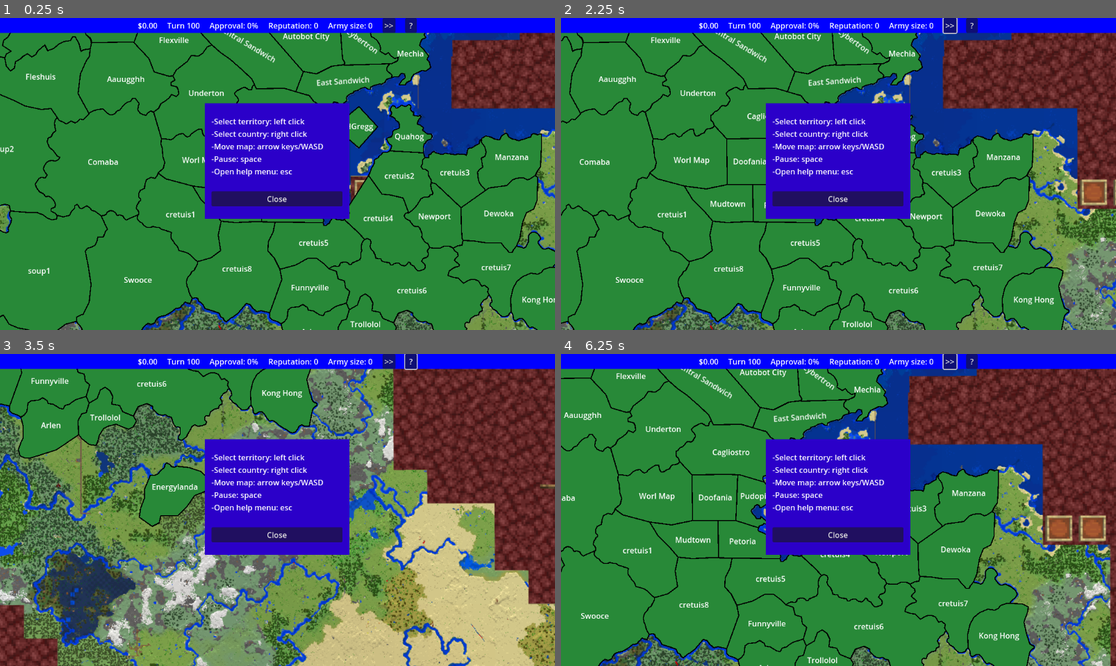
Above: before the commit, frames 1-4 (two rows, left to right).
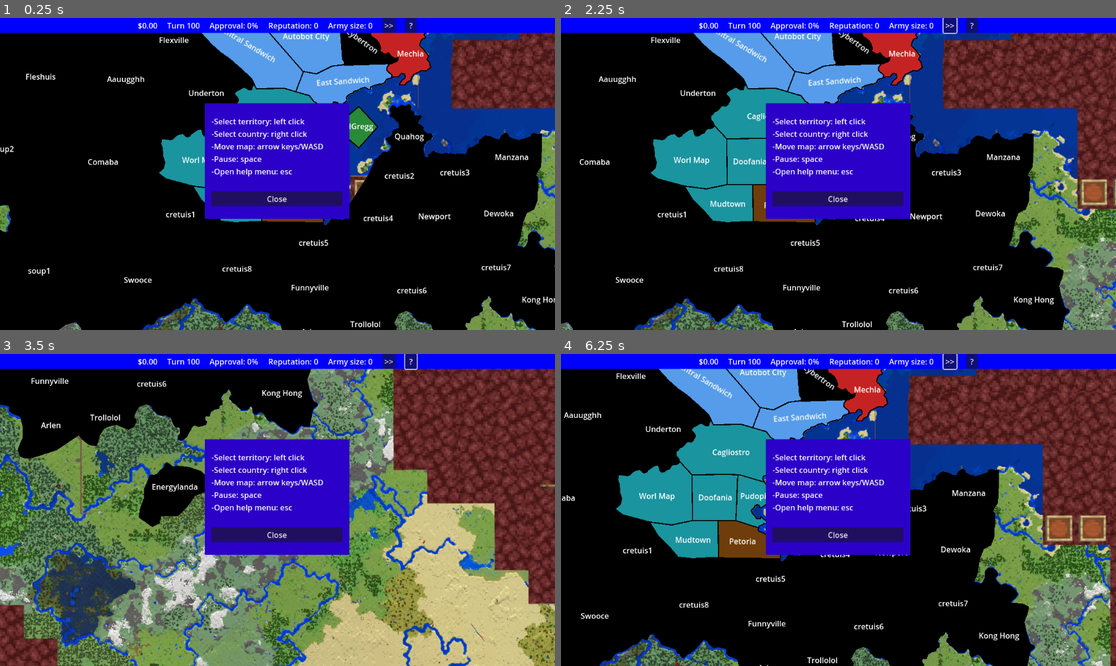
Above: after the commit, the same moments.

Repository: LN-Studios/silly-continent
Game: Godot game, scene res://scenes/root.tscn
The game is run twice, just before and just after one commit, with the same random seed, the same clock (stepped at 60 frames per second) and the same inputs.
Inputs (mouse positions are in pixels of both pictures, inside the frame that each line leads up to):
- Up to frame 1 (0.25 s): no input
- Up to frame 2 (2.25 s): click ">>" at 0.5 s; click "?" at 1.25 s; tap Enter at 2 s; move the mouse to (960, 158) at 2.02 s; hold Right (right) from 2.03 s (still down); hold Tab (tab) from 2.03 s (still down); click (960, 158) at 2.17 s
- Up to frame 3 (3.5 s): move the mouse to (166, 525) at 2.77 s; release Right (right) at 2.78 s; release Tab (tab) at 2.78 s; hold Down (down) from 2.78 s (still down); click (166, 525) at 2.85 s; tap Tab (tab) at 3.05 s
- Up to frame 4 (6.25 s): move the mouse to (894, 441) at 3.52 s; release Down (down) at 3.53 s; hold Right (right) 3.53-4.28 s; hold Right mouse button (click-right) 3.53-4.28 s; tap Tab (tab) at 3.8, 4.35, 6.05 s; move the mouse to (810, 572) at 4.27 s; hold Up (up) 4.28-5.03 s; click (810, 572) at 4.42 s; move the mouse to (1005, 556) at 5.02 s; hold Tab (tab) 5.03-5.78 s; hold Left (left) from 5.03 s (still down); tap Mouse wheel up (zoom-in) at 5.1 s; move the mouse to (672, 463) at 5.77 s; tap Mouse wheel down (zoom-out) at 5.85 s

The runs differ from the first frame. In frame 1, 69% of the frame differs, in the area x 0-100%, y 4-100%; in frame 2, 59%; in frame 3, 11%; in frame 4, 54%.

Commit message:
modifier rework pt1

Diff:
--- a/silly-continent/class/country.gd
+++ b/silly-continent/class/country.gd
@@ -2,26 +2,26 @@
 
 var country_data = {
 	name = "country",
-	color = Color.WHITE,
+	color_rgb = [0, 0, 0],
 	capital_id = 0,
 	govt_id = 0,
 	reputation = 0,
 	approval = 0,
 	balance = 0,
-	profit = 0,
-	population = 0,
 	army = 0,
 	is_cpu = true,
 }
 
 var mods = {
-	profit = Modifier.new(),
-	reputation = Modifier.new(),
-	approval = Modifier.new(),
-	army = Modifier.new(),
+	balance = ModifierList.new(),
+	reputation = ModifierList.new(),
+	approval = ModifierList.new(),
+	army = ModifierList.new(),
 }
 
 var territories: Array[Territory] = [] #territories add themselves
+var color: Color = Color.BLACK
+var population = 0
 
 const army_pop_scale = 0.2
 
@@ -36,15 +36,22 @@
 func connect_entities():
 	data.capital = Lib.get_territ(data.capital_id)
 	data.govt = Lib.get_govt(data.govt_id)
+	color = ColorUtil.format_rgb(get_color_rgb())
 
-func _turn(turn):
-	compile_terr_tax()
-	set_profit()
-	add_balance(get_profit())
+func turn_phase_a(_turn):
+	set_balance()
+	set_reputation()
+	set_approval()
 	set_army()
 
-func get_color():
-	return data.color
+func turn_phase_z(_turn):
+	pass
+
+func get_color() -> Color:
+	return color
+
+func get_color_rgb() -> Array:
+	return data.color_rgb
 
 func get_name():
 	return data.name
@@ -52,85 +59,79 @@
 func get_govt():
 	return data.govt
 
+func is_cpu():
+	return data.is_cpu
+
+#balance
 func get_balance():
 	return data.balance
 
-func is_cpu():
-	return data.is_cpu()
+func get_balance_mod():
+	return mods.balance
 
-#profit
-func get_profit():
-	return data.profit
+func set_balance():
+	if (is_unclaimed()):
+		data.balance = 0.00
+	else:
+		data.balance += get_balance_mod().compile()
 
-func get_profit_mod():
-	return mods.profit
-
-func set_profit():
-	if (is_unclaimed()): return 0.0
-	data.profit = get_profit_mod().compile()
+func compile_terr_tax():
+	var total = 0.0
+	for terr in territories:
+		total += terr.get_profit()
+	get_balance_mod().set_const("Tax", total)
 
 #population
-func get_population():
-	data.population = compile_pop()
-	return data.population
+func get_population() -> int:
+	return population
 
-func compile_pop():
+func set_population():
+	population = compile_pop()
+
+func compile_pop() -> int:
 	var total = 0
 	for terr in territories:
+		set_population()
 		total += terr.get_population()
 	return total
 
 func compile_pop_change():
 	var total = 0
-	for terr in territories:
-		total += terr.get_popChange()
+	for terr in get_territories():
+		total += terr.get_pop_change()
 	return total
-
-func compile_terr_tax():
-	var total = 0.0
-	for terr in territories:
-		total += terr.get_profit()
-	get_profit_mod().set_const("Tax", total)
 
 # reputation
 func get_reputation():
-	set_reputation()
 	return data.reputation
 
 func set_reputation():
-	data.reputation = get_rep_mod().compile()
-	if !is_cpu():
-		SignalBus.new_reputation.emit(get_reputation(), get_rep_mod())
+	data.reputation += get_rep_mod().compile()
 
 func get_rep_mod():
-	return data.reputation
+	return mods.reputation
 
 func get_reputation_mod():
 	return get_rep_mod()
 
 #approval
 func get_approval():
-	set_approval()
 	return data.approval
 
 func set_approval():
-	data.approval = get_approval_mod().compile()
-	if !is_cpu():
-		SignalBus.new_approval.emit(data.approval, get_approval_mod())
+	data.approval += get_approval_mod().compile()
+	if (get_approval() > 100):
+		data.approval = 100
 
 func get_approval_mod():
 	return mods.approval
 
 #army
 func get_army():
-	set_army()
 	return data.army
 
 func set_army():
-	get_army_mod().set_const("Population", get_population() * army_pop_scale)
-	data.army = round(get_army_mod().compile())
-	if !is_cpu():
-		SignalBus.new_army.emit(data.army, get_army_mod())
+	data.army += round(get_army_mod().compile())
 
 func get_army_mod():
 	return mods.army
@@ -140,24 +141,22 @@
 	return data.capital
 
 func set_capital(t: Territory):
-	if (get_capital()):
-		data.capital.get_pop_mod().erase("Capital")
+	if (has_capital()):
+		get_capital().get_pop_mod().erase("Capital")
 	else:
-		t.get_pop_mod().set_mod("Capital", 0.15)
+		t.get_pop_mod().set_mult("Capital", 0.15)
 	data.capital = t
+
+func has_capital() -> bool:
+	return get_capital() != null
 
 func set_CPU(val: bool):
 	data.is_cpu = val
 
-func add_balance(new):
-	data.balance += new
-	if !is_cpu() && new != 0 :
-		SignalBus.new_balance.emit(data.balance, get_profit_mod())
-
 func add_terr(terr: Territory):
 	territories.append(terr)
 
-func get_territories():
+func get_territories() -> Array:
 	return territories
 
 func get_largest_terr():
@@ -168,7 +167,7 @@
 	return largest
 
 func is_unclaimed():
-	return get_govt().get_name() == "Unclaimed"
+	return get_id() == 1
 
 func mod_purge(name: String):
 	for mod in mods:
--- a/silly-continent/class/entity.gd
+++ b/silly-continent/class/entity.gd
@@ -6,11 +6,22 @@
 }
 
 func _init(lib_dict: Dictionary):
-	SignalBus.new_turn.connect(_turn)
+	SignalBus.turn_phase_a.connect(turn_phase_a)
+	SignalBus.turn_phase_m.connect(turn_phase_m)
+	SignalBus.turn_phase_z.connect(turn_phase_z)
 	SignalBus.finish_loading.connect(connect_entities)
-	#Lib.add_item(self, lib_dict)
 
-func _turn(_turn_number):
+#phase a: new values are compiled/set
+#phase m: modifiers are removed
+#phase z: modifiers are set
+
+func turn_phase_a(_turn_number):
+	pass
+
+func turn_phase_m(_turn_number):
+	pass
+
+func turn_phase_z(_turn_number):
 	pass
 
 func connect_entities():
--- a/silly-continent/class/modifier.gd
+++ b/silly-continent/class/modifier.gd
@@ -1,52 +1,33 @@
 class_name Modifier extends Object
 
-const main = preload("res://main/main.gd")
+var mod_arr: Array
+var name: String
+var value: float
+var duration = -1
 
-var consts = {}
-var mods = {}
+func _init(new_arr: Array, new_name: String, new_value: float, new_duration = -1):
+	SignalBus.turn_phase_m.connect(turn_phase_m)
+	mod_arr = new_arr
+	name = new_name
+	value = new_value
+	duration = new_duration
 
-## adds consts together, then adds mods together separately, then multiplies the two
-func compile():
-	var val = 0.0
-	for con in consts.keys():
-		val += consts[con]
-	var modVal = 0.0
-	for mod in mods.keys():
-		modVal += mods[mod]
-	return val * (modVal + 1)
+func get_name() -> String:
+	return name
 
-func get_consts(): return consts
+func get_value() -> float:
+	return value
 
-func set_const(name, val): consts[name] = val
+func get_duration() -> int:
+	return duration
 
-func get_mods(): return mods
+func turn_phase_m(_turn):
+	duration -= 1
+	if (duration == 0):
+		remove_modifier()
 
-func set_mod(name, val): mods[name] = val
+func remove_modifier():
+	mod_arr.erase(self)
 
-## returns a list of all consts and mods as a string separated by \n
-func get_list(useMoney: bool) -> String:
-	var str = ""
-	if (useMoney):
-		for con in consts.keys():
-			str += con + ": $" + main.format_float(consts[con]) + "\n"
-	else:
-		for con in consts.keys():
-			str += con + ": "
-			if consts[con] > 0.0: str += "+"
-			str += main.format_float(consts[con]) + "\n"
-	for mod in mods.keys():
-		str += mod + ": "
-		var pct = mods[mod]
-		if pct > 0.0: str += "+"
-		str += main.format_percent(pct) + "\n"
-	return str
-
-func set_tooltip(label: Label, useMoney: bool):
-	label.tooltip_text = get_list(useMoney)
-
-func erase(val):
-	consts.erase(val)
-	mods.erase(val)
-
-func contains(val):
-	return consts.has(val) || mods.has(val)
+func is_infinite() -> bool:
+	return (duration < 0)
--- /dev/null
+++ b/silly-continent/class/modifier_list.gd
@@ -0,0 +1,60 @@
+class_name ModifierList extends Object
+
+const main = preload("res://main/main.gd")
+
+var consts = []
+var mults = []
+
+## adds consts together, then adds mults together separately, then multiplies the two
+func compile():
+	var val = 0.0
+	for con in consts:
+		val += con.get_value()
+	var mult_val = 0.0
+	for mult in mults:
+		mult_val += mult.get_value()
+	return val * (mult_val + 1)
+
+func get_consts(): return consts
+
+func get_mults(): return mults
+
+func set_const(name: String, value: float, duration = -1):
+	var mod = Modifier.new(mults, name, value, duration)
+	consts.append(mod)
+
+func set_mult(name: String, value: float, duration = -1):
+	var mod = Modifier.new(mults, name, value, duration)
+	mults.append(mod)
+
+## makes a const modifier with a duration of 1
+func set_event(name: String, value: float):
+	set_const(name, value, 1)
+
+## returns a list of all consts and mults as a string separated by \n
+func get_list(use_money: bool) -> String:
+	var str = ""
+	if (use_money):
+		for con in consts:
+			str += con.get_name() + ": $" + main.format_float(con.get_value()) + "\n"
+	else:
+		for con in consts:
+			str += con.get_name() + ": "
+			if con.get_value() > 0.0: str += "+"
+			str += main.format_float(consts[con]) + "\n"
+	for mult in mults:
+		str += mult.get_name() + ": "
+		var pct = mult.get_value()
+		if pct > 0.0: str += "+"
+		str += main.format_percent(pct) + "\n"
+	return str
+
+func set_tooltip(label: Label, useMoney: bool):
+	label.tooltip_text = get_list(useMoney)
+
+func erase(val):
+	consts.erase(val)
+	mults.erase(val)
+
+func contains(mod: Modifier):
+	return consts.has(mod) || mults.has(mod)
--- a/silly-continent/class/territory.gd
+++ b/silly-continent/class/territory.gd
@@ -8,8 +8,6 @@
 const pop_local_econ_scale = 0.1
 const pop_natl_econ_scale = 0.15
 
-var node: TerrainNode
-
 var territ_data = {
 	name = "territory",
 	population = 0,
@@ -18,25 +16,28 @@
 }
 
 var mods = {
-	tax = Modifier.new(),
-	pop = Modifier.new(),
+	profit = ModifierList.new(),
+	pop = ModifierList.new(),
 }
 
-func get_size():
+var profit: float
+var node: TerrainNode
+
+func get_size() -> String:
 	var size = ""
 	var pop_mod = get_pop_mod()
-	if (get_population() < 250):	#0-249
+	if (get_population() < 400):	#0-399
 		size = "Wilderness"
-		pop_mod.set_mod(size, -0.2)
-	elif(get_population() < 1000):	#250-999
+		pop_mod.set_mult(size, -0.2)
+	elif(get_population() < 1000):	#400-999
 		size = "Outskirts"
-		pop_mod.set_mod(size, -0.1)
+		pop_mod.set_mult(size, -0.1)
 	elif(get_population() < 10000):	#1000-9999
 		size = "Village"
-		pop_mod.set_mod(size, 0.1)
+		pop_mod.set_mult(size, 0.1)
 	else:
 		size = "City"				#10,000+
-		pop_mod.set_mod(size, 0.2)
+		pop_mod.set_mult(size, 0.2)
 	return size.to_lower()
 
 func _init(in_data = {}):
@@ -47,8 +48,10 @@
 		terr.set_effects(self)
 	super(Lib.territs)
 
-func _turn(turn):
-	set_population()
+##called from country
+func turn_phase_z(_turn):
+	set_tax_profit_mod()
+	set_economy_pop_mod()
 
 func connect_entities():
 	data.country = Lib.get_country(data.country_id)
@@ -67,38 +70,46 @@
 	return data.get("country", null)
 
 # population modifiers
-func get_pop_mod() -> Modifier:
-	return mods.pop
-
 func get_pop() -> int:
 	return data.get("population", 0)
 
 func get_population() -> int:
 	return get_pop()
 
-func get_pop_change():
+func set_population():
+	set_economy_pop_mod()
+	data.population += get_pop_change()
+	if (get_population() < 0):
+		data.population = 0
+
+func get_pop_mod() -> ModifierList:
+	return mods.pop
+
+func get_pop_change() -> float:
 	return get_pop_mod().compile()
 
-func set_population():
+func set_economy_pop_mod():
 	var pop_mod = get_pop_mod()
-	pop_mod.set_const("National economy", get_country().get_profit() * pop_natl_econ_scale if has_country() else 0)
+	pop_mod.set_const("National economy", get_country().get_balance() * pop_natl_econ_scale)
 	pop_mod.set_const("Local economy", get_profit() * pop_local_econ_scale)
-	data.population += pop_mod.compile()
-	if get_population() < 0:
-		data.population = 0
 
-# tax modifiers
-func get_tax_mod():
-	return mods.tax
+# profit modifiers
 
 func get_profit():
-	set_tax()
-	return get_tax_mod().compile()
+	return profit
 
-func set_tax():
-	var tax_mod = get_tax_mod()
+func set_profit():
+	set_tax_profit_mod()
+	profit = get_profit_mod().compile()
+
+func get_profit_mod():
+	return mods.profit
+
+func set_tax_profit_mod():
+	var tax_mod = get_profit_mod()
 	tax_mod.set_const("Population", get_population() * tax_pop_scale)
-	tax_mod.set_const("Distance to capital", -(get_capital_distance() * cost_dist_scale * (get_population() * cost_pop_scale)))
+	if (get_country().has_capital()):
+		tax_mod.set_const("Distance to capital", -(get_capital_distance() * cost_dist_scale * (get_population() * cost_pop_scale)))
 
 func get_position():
 	return node.get_position()
@@ -124,10 +135,3 @@
 func mod_purge(effect_name: String):
 	for mod in mods:
 		mod.erase(effect_name)
-
-#events
-func spawn_exodus(rate):
-	get_pop_mod().set_const("Spawn Exodus", rate)
-
-func end_spawn_exodus():
-	get_pop_mod().get_consts().erase("Spawn Exodus")
--- a/silly-continent/data/default/countries.json
+++ b/silly-continent/data/default/countries.json
@@ -1,9 +1,58 @@
 [
     {
         "id": 0,
+        "name": "default",
+        "color_rgb": [0, 0, 0],
+        "govt_id": 0,
+        "capital_id": 0,
+        "balance": 0.00
+    },
+    {
+        "id": 1,
         "name": "Unclaimed",
-        "color": "(1, 1, 1, 1)",
+        "color_rgb": [40, 137, 56],
         "govt_id": 0,
+        "capital_id": 0,
+        "balance": 0.00
+    },
+    {
+        "id": 2,
+        "name": "Doofania",
+        "color_rgb": [26, 148, 158],
+        "govt_id": 3,
+        "capital_id": 1,
+        "balance": 1000.00
+    },
+    {
+        "id": 3,
+        "name": "Petoria",
+        "color_rgb": [110, 61, 11],
+        "govt_id": 3,
+        "capital_id": 2,
+        "balance": 1200.00
+    },
+    {
+        "id": 4,
+        "name": "Cunnington",
+        "color_rgb": [24, 74, 224],
+        "govt_id": 3,
+        "capital_id": 25,
+        "balance": 1000.00
+    },
+    {
+        "id": 5,
+        "name": "Ja'Crispy",
+        "color_rgb": [86, 156, 234],
+        "govt_id": 1,
+        "capital_id": 13,
+        "balance": 700.00
+    },
+    {
+        "id": 6,
+        "name": "Arentrabia",
+        "color_rgb": [197, 35, 35],
+        "govt_id": 1,
+        "capital_id": 15,
         "balance": 0.00
     }
 ]
--- a/silly-continent/data/default/govts.json
+++ b/silly-continent/data/default/govts.json
@@ -2,5 +2,37 @@
     {
         "id": 0,
         "name": ""
+    },
+    {
+        "id": 1,
+        "name": "republic"
+    },
+    {
+        "id": 2,
+        "name": "monarchy"
+    },
+    {
+        "id": 3,
+        "name": "city-state"
+    },
+    {
+        "id": 4,
+        "name": "nomads"
+    },
+    {
+        "id": 5,
+        "name": "pillagers"
+    },
+    {
+        "id": 6,
+        "name": "nomads"
+    },
+    {
+        "id": 7,
+        "name": "theocracy"
+    },
+    {
+        "id": 9,
+        "name": "pirates"
     }
 ]
--- a/silly-continent/data/default/territs.json
+++ b/silly-continent/data/default/territs.json
@@ -10,105 +10,105 @@
         "id": 1,
         "name": "Doofania",
         "population": 12000,
-        "country_id": 0,
+        "country_id": 2,
         "terrain_id": 1
     },
     {
         "id": 2,
         "name": "Petoria",
         "population": 9500,
-        "country_id": 0,
+        "country_id": 3,
         "terrain_id": 1
     },
     {
         "id": 3,
         "name": "Worl Map",
         "population": 4800,
-        "country_id": 0,
+        "country_id": 2,
         "terrain_id": 1
     },
     {
         "id": 4,
         "name": "Pudopia",
         "population": 5200,
-        "country_id": 0,
+        "country_id": 2,
         "terrain_id": 1
     },
     {
         "id": 5,
         "name": "Cagliostro",
         "population": 6000,
-        "country_id": 0,
+        "country_id": 2,
         "terrain_id": 1
     },
     {
         "id": 6,
         "name": "Mudtown",
         "population": 2000,
-        "country_id": 0,
+        "country_id": 2,
         "terrain_id": 1
     },
     {
         "id": 7,
         "name": "HHGregg",
         "population": 0,
-        "country_id": 0,
+        "country_id": 1,
         "terrain_id": 3
     },
     {
         "id": 8,
         "name": "West Sandwich",
         "population": 850,
-        "country_id": 0,
+        "country_id": 4,
         "terrain_id": 4
     },
     {
         "id": 9,
         "name": "Central Sandwich",
         "population": 470,
-        "country_id": 0,
+        "country_id": 5,
         "terrain_id": 4
     },
     {
         "id": 10,
         "name": "East Sandwich",
         "population": 300,
-        "country_id": 0,
+        "country_id": 5,
         "terrain_id": 4
     },
     {
         "id": 11,
         "name": "Bumblyburg",
         "population": 4500,
-        "country_id": 0,
+        "country_id": 5,
         "terrain_id": 4
     },
     {
         "id": 12,
         "name": "Ja'Crispy Beach",
         "population": 650,
-        "country_id": 0,
+        "country_id": 5,
         "terrain_id": 3
     },
     {
         "id": 13,
         "name": "Autobot City",
         "population": 7900,
-        "country_id": 0,
+        "country_id": 5,
         "terrain_id": 4
     },
     {
         "id": 15,
         "name": "Mechia",
         "population": 3500,
-        "country_id": 0,
+        "country_id": 6,
         "terrain_id": 6
     },
     {
         "id": 16,
         "name": "Arentrabia",
         "population": 200,
-        "country_id": 0,
+        "country_id": 6,
         "terrain_id": 6
     },
     {
@@ -171,7 +171,7 @@
         "id": 25,
         "name": "Cunnington",
         "population": 8800,
-        "country_id": 0,
+        "country_id": 4,
         "terrain_id": 7
     },
     {
--- a/silly-continent/global/signal_bus.gd
+++ b/silly-continent/global/signal_bus.gd
@@ -4,8 +4,10 @@
 signal open_country_menu(c: Country)
 signal open_terr_menu(t: Territory)
 
-#new turn
-signal new_turn(day)
+#new turn, carried out in phases in alphabet order
+signal turn_phase_a(turn)
+signal turn_phase_m(turn)
+signal turn_phase_z(turn)
 
 #top hud
 signal new_balance(new)
@@ -18,6 +20,7 @@
 
 #game signals
 signal finish_loading()
+signal entities_connected()
 signal game_start(country)
 signal pause()
 signal unpause()
--- a/silly-continent/main/main.gd
+++ b/silly-continent/main/main.gd
@@ -20,7 +20,6 @@
 	game_started = true
 	SignalBus.pause.emit()
 	SignalBus.new_turn.emit(day)
-	SignalBus.new_year.emit(year)
 
 func save_state():
 	Lib.save_state()
@@ -28,6 +27,13 @@
 func load_state():
 	Lib.load_state()
 	SignalBus.finish_loading.emit()
+	SignalBus.entities_connected.emit()
+
+func advance_turn():
+	turn += 1
+	SignalBus.turn_phase_a.emit(turn)
+	SignalBus.turn_phase_b.emit(turn)
+	SignalBus.turn_phase_z.emit(turn)
 
 func get_camera():
 	return camera
--- a/silly-continent/menu/menu_country.gd
+++ b/silly-continent/menu/menu_country.gd
@@ -2,7 +2,7 @@
 
 const main = preload("res://main/main.gd")
 
-@onready var box = get_parent()
+@onready var parent_box = get_parent()
 @onready var close = $close
 @onready var nameLabel = $name
 @onready var govtLabel = $govt
@@ -15,6 +15,9 @@
 @onready var selectButton = $select
 @onready var diploTree = $diplo
 
+
+@export var color_box: ColorRect
+
 var country: Country
 var today: int
 var gameStarted = false
@@ -22,19 +25,19 @@
 func _ready():
 	_on_close()
 	SignalBus.open_country_menu.connect(_on_open)
-	SignalBus.new_turn.connect(_refresh)
+	SignalBus.turn_phase_z.connect(_refresh)
 
 func _process(_delta: float):
-	if (box.visible && Input.is_action_pressed('tab')):
+	if (parent_box.visible && Input.is_action_pressed('tab')):
 		_on_close()
 
 func _on_open(c: Country):
 	if (c):
 		country = c
-		box.color = c.get_color()
-		nameLabel.text = "\n" + c.get_countryName() + "\n"
-		govtLabel.text = "\n" + c.get_govtType().get_name().capitalize()
-		box.set_visible(true)
+		color_box.color = c.get_color()
+		nameLabel.text = "\n" + c.get_name() + "\n"
+		govtLabel.text = "\n" + c.get_govt().get_name().capitalize()
+		parent_box.set_visible(true)
 		if (c.is_unclaimed()):
 			balanceLabel.set_visible(false)
 			profitLabel.set_visible(false)
@@ -53,27 +56,27 @@
 			repLabel.set_visible(true)
 			armyLabel.set_visible(true)
 			selectButton.set_visible(!gameStarted)
-			fillDiploTree()
+			fill_diplo_tree()
 	else:
 		_on_close()
 
 func _on_close():
-	box.set_visible(false)
+	parent_box.set_visible(false)
 
 func _refresh(day):
-	if (box.visible):
+	if (parent_box.visible):
 		today = day
 		balanceLabel.text = "\nBalance: $" + main.format_float(country.get_balance())
-		profitLabel.text = "\nProfit: $" + main.format_float(country.get_profit()) + "/day"
+		profitLabel.text = "\nProfit: $" + main.format_float(country.get_balance()) + "/day"
 		popLabel.text = "\nPopulation: %.f" % country.get_population()
-		popLabel.tooltip_text = "Daily change: " + main.format_float(country.compile_popChange())
+		#popLabel.tooltip_text = "Daily change: " + main.format_float(country.compile_popChange())
 		approvalLabel.text = "\nApproval rating: " + main.format_percent(country.get_approval())
 		repLabel.text = "\nReputation: %.f" % country.get_reputation()
 		armyLabel.text = "\nArmy size: %.f" % country.get_army()
-		country.get_profitMod().set_tooltip(profitLabel, true)
-		country.get_approvalMod().set_tooltip(approvalLabel, false)
-		country.get_rep_mod().set_tooltip(repLabel, false)
-		country.get_armyMod().set_tooltip(armyLabel, false)
+		#country.get_profitMod().set_tooltip(profitLabel, true)
+		#country.get_approvalMod().set_tooltip(approvalLabel, false)
+		#country.get_rep_mod().set_tooltip(repLabel, false)
+		#country.get_armyMod().set_tooltip(armyLabel, false)
 
 func _on_country_selected():
 	selectButton.set_visible(false)
@@ -81,5 +84,5 @@
 	gameStarted = true
 	SignalBus.game_start.emit(country)
 
-func fillDiploTree():
+func fill_diplo_tree():
 	diploTree.visible = true
--- a/silly-continent/menu/menu_terr.gd
+++ b/silly-continent/menu/menu_terr.gd
@@ -15,7 +15,7 @@
 func _ready() -> void:
 	_on_close()
 	SignalBus.open_terr_menu.connect(_on_open)
-	SignalBus.new_turn.connect(_refresh)
+	SignalBus.turn_phase_z.connect(_refresh)
 
 func _process(_delta: float) -> void:
 	if (box.visible && Input.is_action_pressed('tab')):
@@ -40,7 +40,7 @@
 		today = day
 		populationLabel.text = "\nPopulation: %.f\n" % territory.get_population()
 		taxLabel.text = "\nRevenue: $" + main.format_float(territory.get_profit()) + "/day\n"
-		territory.get_tax_mod().set_tooltip(taxLabel, true)
+		territory.get_profit_mod().set_tooltip(taxLabel, true)
 		populationLabel.tooltip_text = "Daily change: " + main.format_float(territory.get_pop_change())  + "\n" + territory.get_pop_mod().get_list(false)
 
 func _on_close():
--- a/silly-continent/menu/top_hud.gd
+++ b/silly-continent/menu/top_hud.gd
@@ -10,7 +10,7 @@
 @export var box: ColorRect
 
 func _ready():
-	SignalBus.new_turn.connect(_turn)
+	SignalBus.turn_phase_a.connect(new_turn)
 	SignalBus.new_balance.connect(_balance)
 	SignalBus.new_approval.connect(_approval)
 	SignalBus.new_reputation.connect(_reputation)
@@ -25,7 +25,7 @@
 func _start(country):
 	box.color = country.get_color()
 
-func _turn(turn):
+func new_turn(turn):
 	day_label.text = "Turn " + str(turn)
 
 func _balance(new, mod):
--- a/silly-continent/scenes/hud.tscn
+++ b/silly-continent/scenes/hud.tscn
@@ -176,10 +176,11 @@
 size_flags_vertical = 3
 color = Color(0.223816, 5.19812e-06, 0.978626, 1)
 
-[node name="country_menu" type="VBoxContainer" parent="Control/VBoxContainer/info boxes/left box"]
+[node name="country_menu" type="VBoxContainer" parent="Control/VBoxContainer/info boxes/left box" node_paths=PackedStringArray("color_box")]
 custom_minimum_size = Vector2(200, 0)
 layout_mode = 2
 script = ExtResource("1_mil85")
+color_box = NodePath("../country_box")
 
 [node name="close" type="Button" parent="Control/VBoxContainer/info boxes/left box/country_menu"]
 layout_mode = 2
--- /dev/null
+++ b/silly-continent/util/color_util.gd
@@ -0,0 +1,17 @@
+class_name ColorUtil extends Object
+
+## converts rbga32 hex color to `Color`
+static func format_hex(hex: int) -> Color:
+	return Color.hex(hex)
+
+## converts array of 3 ints to `Color`
+static func format_rgb(color_arr: Array) -> Color:
+	if (color_arr.size() == 3):
+		return Color8(int(color_arr[0]), int(color_arr[1]), int(color_arr[2]))
+	else:
+		print("WARNING: invalid color array: " + str(color_arr))
+		return Color.WHITE
+
+## converts `Color` to rgba32 hex
+static func format_color_hex(col: Color) -> int:
+	return col.to_rgba32()
--- a/silly-continent/util/territory_node.gd
+++ b/silly-continent/util/territory_node.gd
@@ -11,7 +11,7 @@
 var territory: Territory
 
 func _ready():
-	SignalBus.finish_loading.connect(set_territory)
+	SignalBus.entities_connected.connect(set_territory)
 	shape = get_child(0)
 	label = shape.get_child(0)
 	#add collision area
@@ -33,8 +33,9 @@
 func set_territory():
 	territory = Lib.get_territ(territory_id)
 	label.text = territory.get_name()
+	set_country_color()
 
-func set_country_color(c):
+func set_country_color(c = territory.get_country()):
 	if (c):
 		shape.color = c.get_color()
 	else:
